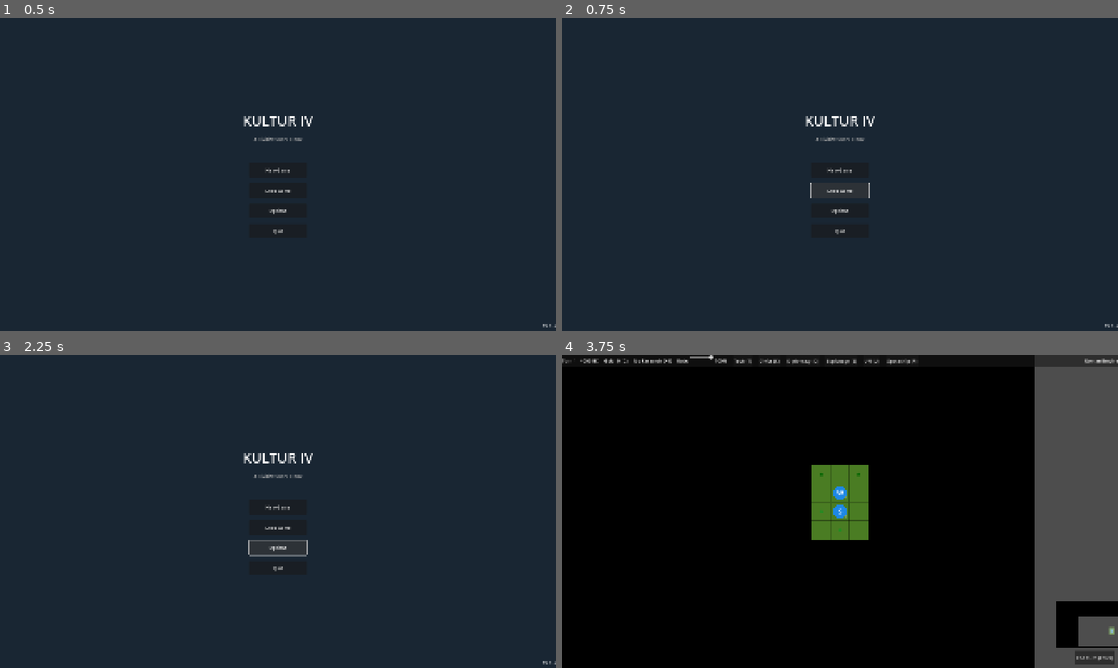
Above: before the commit, frames 1-4 (two rows, left to right).
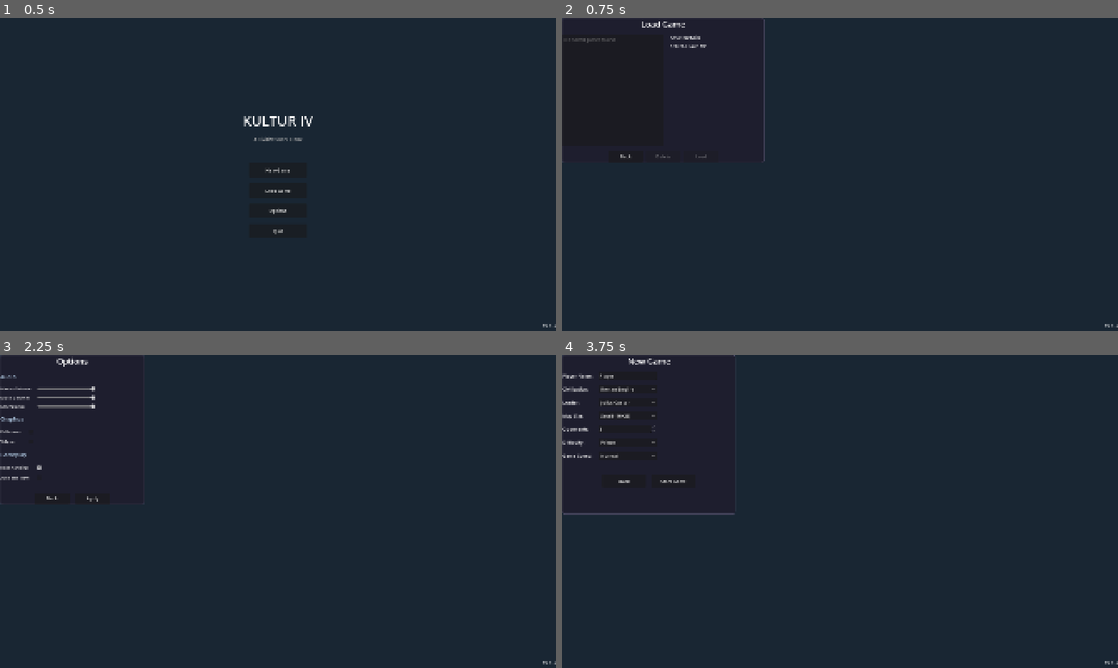
Above: after the commit, the same moments.

Repository: mammaspappa/KULTURIV
Game: Godot game, scene res://scenes/main/main_menu.tscn
The game is run twice, just before and just after one commit, with the same random seed, the same clock (stepped at 60 frames per second) and the same inputs.
Inputs (mouse positions are in pixels of both pictures, inside the frame that each line leads up to):
- Up to frame 1 (0.5 s): no input
- Up to frame 2 (0.75 s): click "Load Game" at 0.5 s
- Up to frame 3 (2.25 s): click (61, 492) at 1.25 s, where only the run after the commit has a clickable "Back"; click "Options" at 2 s
- Up to frame 4 (3.75 s): click (612, 498) at 2.75 s, where only the run after the commit has a clickable "Back"; click "New Game" at 3.5 s

Frame 1 is identical in both runs. In frame 2, 0.9% of the frame differs, in the area x 1-57%, y 0-70%; in frame 3, 1.3%; in frame 4, 99%, in the area x 0-100%, y 0-100%.

Commit message:
Add Load Game, New Game Options, and Options screens
- Add LoadGameScreen: browse saves, view metadata, load/delete saves
- Add NewGameScreen: configure map size, players, difficulty, speed, civ
- Add OptionsScreen: audio, graphics, and gameplay settings
- Update main menu to use the new screens
- Add edge_pan_enabled and auto_end_turn settings to GameManager

Co-Authored-By: Claude Opus 4.5 <noreply@anthropic.com>

Diff:
--- a/scenes/main/main_menu.gd
+++ b/scenes/main/main_menu.gd
@@ -6,6 +6,11 @@
 @onready var load_game_button: Button = $VBoxContainer/LoadGameButton
 @onready var options_button: Button = $VBoxContainer/OptionsButton
 @onready var quit_button: Button = $VBoxContainer/QuitButton
+@onready var main_buttons: VBoxContainer = $VBoxContainer
+
+var new_game_screen: Control
+var load_game_screen: Control
+var options_screen: Control
 
 func _ready() -> void:
 	# Connect button signals
@@ -14,32 +19,64 @@
 	options_button.pressed.connect(_on_options_pressed)
 	quit_button.pressed.connect(_on_quit_pressed)
 
+	# Create sub-screens
+	_create_screens()
+
+func _create_screens() -> void:
+	# New Game Screen
+	var NewGameScreenClass = load("res://scripts/ui/new_game_screen.gd")
+	if NewGameScreenClass:
+		new_game_screen = Control.new()
+		new_game_screen.set_script(NewGameScreenClass)
+		new_game_screen.name = "NewGameScreen"
+		new_game_screen.back_pressed.connect(_on_subscreen_back)
+		new_game_screen.start_game.connect(_on_start_game)
+		add_child(new_game_screen)
+
+	# Load Game Screen
+	var LoadGameScreenClass = load("res://scripts/ui/load_game_screen.gd")
+	if LoadGameScreenClass:
+		load_game_screen = Control.new()
+		load_game_screen.set_script(LoadGameScreenClass)
+		load_game_screen.name = "LoadGameScreen"
+		load_game_screen.back_pressed.connect(_on_subscreen_back)
+		add_child(load_game_screen)
+
+	# Options Screen
+	var OptionsScreenClass = load("res://scripts/ui/options_screen.gd")
+	if OptionsScreenClass:
+		options_screen = Control.new()
+		options_screen.set_script(OptionsScreenClass)
+		options_screen.name = "OptionsScreen"
+		options_screen.back_pressed.connect(_on_subscreen_back)
+		add_child(options_screen)
+
 func _on_new_game_pressed() -> void:
-	# For now, start a quick game with default settings
-	var settings = {
-		"map_width": 40,
-		"map_height": 25,
-		"num_players": 2,
-		"human_civ": "rome",
-		"human_leader": "julius_caesar",
-		"player_name": "Player",
-		"difficulty": 4,
-		"game_speed": 1,
-	}
+	if new_game_screen:
+		main_buttons.hide()
+		new_game_screen.show_screen()
 
+func _on_load_game_pressed() -> void:
+	if load_game_screen:
+		main_buttons.hide()
+		load_game_screen.show_screen()
+
+func _on_options_pressed() -> void:
+	if options_screen:
+		main_buttons.hide()
+		options_screen.show_screen()
+	else:
+		print("Options not yet implemented")
+
+func _on_quit_pressed() -> void:
+	get_tree().quit()
+
+func _on_subscreen_back() -> void:
+	main_buttons.show()
+
+func _on_start_game(settings: Dictionary) -> void:
 	# Initialize game manager
 	GameManager.start_new_game(settings)
 
 	# Change to game scene
 	get_tree().change_scene_to_file("res://scenes/main/game.tscn")
-
-func _on_load_game_pressed() -> void:
-	# TODO: Implement load game
-	print("Load game not yet implemented")
-
-func _on_options_pressed() -> void:
-	# TODO: Implement options menu
-	print("Options not yet implemented")
-
-func _on_quit_pressed() -> void:
-	get_tree().quit()
--- a/scripts/autoload/game_manager.gd
+++ b/scripts/autoload/game_manager.gd
@@ -23,6 +23,10 @@
 # Game configuration
 var difficulty: int = 4  # Prince difficulty (0-8 scale)
 var game_speed: int = 1  # 0=Quick, 1=Normal, 2=Epic, 3=Marathon
+
+# Options/Settings
+var edge_pan_enabled: bool = true
+var auto_end_turn: bool = false
 
 # Speed multipliers for production/research
 const SPEED_MULTIPLIERS = {
--- /dev/null
+++ b/scripts/ui/load_game_screen.gd
@@ -0,0 +1,260 @@
+class_name LoadGameScreen
+extends Control
+## Screen for selecting and loading saved games.
+
+signal back_pressed
+signal game_loaded
+
+var panel: PanelContainer
+var title_label: Label
+var save_list: ItemList
+var info_label: RichTextLabel
+var load_button: Button
+var delete_button: Button
+var back_button: Button
+
+var save_files: Array = []
+var selected_index: int = -1
+
+const BG_COLOR = Color(0.08, 0.08, 0.12, 1.0)
+const PANEL_COLOR = Color(0.12, 0.12, 0.18, 1.0)
+
+func _ready() -> void:
+	_build_ui()
+	hide()
+
+func _build_ui() -> void:
+	# Full screen background
+	var bg = ColorRect.new()
+	bg.set_anchors_preset(Control.PRESET_FULL_RECT)
+	bg.color = BG_COLOR
+	add_child(bg)
+
+	# Center container
+	var center = CenterContainer.new()
+	center.set_anchors_preset(Control.PRESET_FULL_RECT)
+	add_child(center)
+
+	# Main panel
+	panel = PanelContainer.new()
+	panel.custom_minimum_size = Vector2(700, 500)
+	var style = StyleBoxFlat.new()
+	style.bg_color = PANEL_COLOR
+	style.border_color = Color(0.3, 0.3, 0.4)
+	style.set_border_width_all(2)
+	style.set_corner_radius_all(8)
+	panel.add_theme_stylebox_override("panel", style)
+	center.add_child(panel)
+
+	var vbox = VBoxContainer.new()
+	vbox.add_theme_constant_override("separation", 15)
+	panel.add_child(vbox)
+
+	# Title
+	title_label = Label.new()
+	title_label.text = "Load Game"
+	title_label.add_theme_font_size_override("font_size", 28)
+	title_label.horizontal_alignment = HORIZONTAL_ALIGNMENT_CENTER
+	vbox.add_child(title_label)
+
+	# Content container
+	var content = HBoxContainer.new()
+	content.add_theme_constant_override("separation", 20)
+	content.size_flags_vertical = Control.SIZE_EXPAND_FILL
+	vbox.add_child(content)
+
+	# Save list
+	save_list = ItemList.new()
+	save_list.custom_minimum_size = Vector2(350, 0)
+	save_list.size_flags_vertical = Control.SIZE_EXPAND_FILL
+	save_list.item_selected.connect(_on_save_selected)
+	save_list.item_activated.connect(_on_save_activated)
+	content.add_child(save_list)
+
+	# Info panel
+	var info_container = VBoxContainer.new()
+	info_container.custom_minimum_size = Vector2(280, 0)
+	info_container.size_flags_vertical = Control.SIZE_EXPAND_FILL
+	content.add_child(info_container)
+
+	var info_title = Label.new()
+	info_title.text = "Save Details"
+	info_title.add_theme_font_size_override("font_size", 18)
+	info_container.add_child(info_title)
+
+	info_label = RichTextLabel.new()
+	info_label.bbcode_enabled = true
+	info_label.size_flags_vertical = Control.SIZE_EXPAND_FILL
+	info_label.text = "[i]Select a save file[/i]"
+	info_container.add_child(info_label)
+
+	# Buttons
+	var button_box = HBoxContainer.new()
+	button_box.add_theme_constant_override("separation", 10)
+	button_box.alignment = BoxContainer.ALIGNMENT_CENTER
+	vbox.add_child(button_box)
+
+	back_button = Button.new()
+	back_button.text = "Back"
+	back_button.custom_minimum_size = Vector2(120, 40)
+	back_button.pressed.connect(_on_back_pressed)
+	button_box.add_child(back_button)
+
+	delete_button = Button.new()
+	delete_button.text = "Delete"
+	delete_button.custom_minimum_size = Vector2(120, 40)
+	delete_button.disabled = true
+	delete_button.pressed.connect(_on_delete_pressed)
+	button_box.add_child(delete_button)
+
+	load_button = Button.new()
+	load_button.text = "Load"
+	load_button.custom_minimum_size = Vector2(120, 40)
+	load_button.disabled = true
+	load_button.pressed.connect(_on_load_pressed)
+	button_box.add_child(load_button)
+
+func show_screen() -> void:
+	_refresh_save_list()
+	show()
+
+func _refresh_save_list() -> void:
+	save_list.clear()
+	save_files = SaveSystem.get_save_files()
+	selected_index = -1
+	load_button.disabled = true
+	delete_button.disabled = true
+	info_label.text = "[i]Select a save file[/i]"
+
+	if save_files.is_empty():
+		save_list.add_item("No saved games found")
+		save_list.set_item_disabled(0, true)
+		return
+
+	for save_info in save_files:
+		var filename = save_info.filename
+		var display_name = filename.replace(".json", "")
+
+		# Format special saves nicely
+		if filename == "autosave.json":
+			display_name = "Autosave"
+		elif filename == "quicksave.json":
+			display_name = "Quicksave"
+
+		# Add modification date
+		var modified = save_info.modified
+		var datetime = Time.get_datetime_dict_from_unix_time(modified)
+		var date_str = "%04d-%02d-%02d %02d:%02d" % [
+			datetime.year, datetime.month, datetime.day,
+			datetime.hour, datetime.minute
+		]
+		display_name += " (" + date_str + ")"
+
+		save_list.add_item(display_name)
+
+func _on_save_selected(index: int) -> void:
+	if index < 0 or index >= save_files.size():
+		return
+
+	selected_index = index
+	load_button.disabled = false
+	delete_button.disabled = false
+
+	# Load save file metadata
+	var save_info = save_files[index]
+	_show_save_info(save_info)
+
+func _show_save_info(save_info: Dictionary) -> void:
+	var full_path = save_info.path
+	var file = FileAccess.open(full_path, FileAccess.READ)
+	if file == null:
+		info_label.text = "[color=red]Error reading save file[/color]"
+		return
+
+	var json_string = file.get_as_text()
+	file.close()
+
+	var json = JSON.new()
+	if json.parse(json_string) != OK:
+		info_label.text = "[color=red]Error parsing save file[/color]"
+		return
+
+	var data = json.data
+	var text = ""
+
+	# Version
+	text += "[b]Version:[/b] %s\n" % data.get("version", "Unknown")
+
+	# Save time
+	text += "[b]Saved:[/b] %s\n" % data.get("save_time", "Unknown")
+
+	# Turn and year
+	var turn = data.get("turn", 0)
+	var year = data.get("year", -4000)
+	var year_str = str(abs(year)) + (" BC" if year < 0 else " AD")
+	text += "[b]Turn:[/b] %d (%s)\n" % [turn, year_str]
+
+	# Map size
+	var settings = data.get("settings", {})
+	text += "[b]Map:[/b] %dx%d\n" % [
+		settings.get("map_width", 0),
+		settings.get("map_height", 0)
+	]
+
+	# Difficulty
+	var diff_names = ["Settler", "Chieftain", "Warlord", "Noble", "Prince", "Monarch", "Emperor", "Immortal", "Deity"]
+	var diff = settings.get("difficulty", 4)
+	text += "[b]Difficulty:[/b] %s\n" % diff_names[clampi(diff, 0, 8)]
+
+	# Players
+	var players = data.get("players", [])
+	text += "[b]Players:[/b] %d\n" % players.size()
+
+	# Human player info
+	for p in players:
+		if p.get("is_human", false):
+			text += "\n[b]Your Civilization:[/b]\n"
+			text += "  %s\n" % p.get("civ_id", "Unknown").capitalize()
+			text += "  Leader: %s\n" % p.get("leader_id", "Unknown").replace("_", " ").capitalize()
+			var cities = p.get("city_ids", [])
+			var units = p.get("unit_ids", [])
+			text += "  Cities: %d, Units: %d\n" % [cities.size(), units.size()]
+			break
+
+	info_label.text = text
+
+func _on_save_activated(index: int) -> void:
+	# Double-click to load
+	_on_load_pressed()
+
+func _on_load_pressed() -> void:
+	if selected_index < 0 or selected_index >= save_files.size():
+		return
+
+	var save_info = save_files[selected_index]
+	var success = SaveSystem.load_game(save_info.filename)
+
+	if success:
+		game_loaded.emit()
+		# Change to game scene
+		get_tree().change_scene_to_file("res://scenes/main/game.tscn")
+	else:
+		info_label.text = "[color=red]Failed to load save file![/color]"
+
+func _on_delete_pressed() -> void:
+	if selected_index < 0 or selected_index >= save_files.size():
+		return
+
+	var save_info = save_files[selected_index]
+	SaveSystem.delete_save(save_info.filename)
+	_refresh_save_list()
+
+func _on_back_pressed() -> void:
+	hide()
+	back_pressed.emit()
+
+func _unhandled_input(event: InputEvent) -> void:
+	if visible and event is InputEventKey and event.pressed:
+		if event.keycode == KEY_ESCAPE:
+			_on_back_pressed()
+			get_viewport().set_input_as_handled()
--- /dev/null
+++ b/scripts/ui/new_game_screen.gd
@@ -0,0 +1,235 @@
+class_name NewGameScreen
+extends Control
+## Screen for configuring new game options.
+
+signal back_pressed
+signal start_game(settings: Dictionary)
+
+var panel: PanelContainer
+var title_label: Label
+
+# Option controls
+var map_size_option: OptionButton
+var num_players_spin: SpinBox
+var difficulty_option: OptionButton
+var speed_option: OptionButton
+var civ_option: OptionButton
+var leader_option: OptionButton
+var player_name_edit: LineEdit
+
+var start_button: Button
+var back_button: Button
+
+const BG_COLOR = Color(0.08, 0.08, 0.12, 1.0)
+const PANEL_COLOR = Color(0.12, 0.12, 0.18, 1.0)
+
+const MAP_SIZES = {
+	"Duel": {"width": 24, "height": 16},
+	"Tiny": {"width": 32, "height": 20},
+	"Small": {"width": 40, "height": 25},
+	"Standard": {"width": 52, "height": 32},
+	"Large": {"width": 64, "height": 40},
+	"Huge": {"width": 80, "height": 50}
+}
+
+const DIFFICULTIES = ["Settler", "Chieftain", "Warlord", "Noble", "Prince", "Monarch", "Emperor", "Immortal", "Deity"]
+const SPEEDS = ["Quick", "Normal", "Epic", "Marathon"]
+
+func _ready() -> void:
+	_build_ui()
+	hide()
+
+func _build_ui() -> void:
+	# Full screen background
+	var bg = ColorRect.new()
+	bg.set_anchors_preset(Control.PRESET_FULL_RECT)
+	bg.color = BG_COLOR
+	add_child(bg)
+
+	# Center container
+	var center = CenterContainer.new()
+	center.set_anchors_preset(Control.PRESET_FULL_RECT)
+	add_child(center)
+
+	# Main panel
+	panel = PanelContainer.new()
+	panel.custom_minimum_size = Vector2(600, 550)
+	var style = StyleBoxFlat.new()
+	style.bg_color = PANEL_COLOR
+	style.border_color = Color(0.3, 0.3, 0.4)
+	style.set_border_width_all(2)
+	style.set_corner_radius_all(8)
+	panel.add_theme_stylebox_override("panel", style)
+	center.add_child(panel)
+
+	var vbox = VBoxContainer.new()
+	vbox.add_theme_constant_override("separation", 15)
+	panel.add_child(vbox)
+
+	# Title
+	title_label = Label.new()
+	title_label.text = "New Game"
+	title_label.add_theme_font_size_override("font_size", 28)
+	title_label.horizontal_alignment = HORIZONTAL_ALIGNMENT_CENTER
+	vbox.add_child(title_label)
+
+	# Options grid
+	var grid = GridContainer.new()
+	grid.columns = 2
+	grid.add_theme_constant_override("h_separation", 20)
+	grid.add_theme_constant_override("v_separation", 15)
+	vbox.add_child(grid)
+
+	# Player Name
+	_add_label(grid, "Player Name:")
+	player_name_edit = LineEdit.new()
+	player_name_edit.text = "Player"
+	player_name_edit.custom_minimum_size = Vector2(200, 30)
+	grid.add_child(player_name_edit)
+
+	# Civilization
+	_add_label(grid, "Civilization:")
+	civ_option = OptionButton.new()
+	civ_option.custom_minimum_size = Vector2(200, 30)
+	civ_option.item_selected.connect(_on_civ_selected)
+	grid.add_child(civ_option)
+
+	# Leader
+	_add_label(grid, "Leader:")
+	leader_option = OptionButton.new()
+	leader_option.custom_minimum_size = Vector2(200, 30)
+	grid.add_child(leader_option)
+
+	# Map Size
+	_add_label(grid, "Map Size:")
+	map_size_option = OptionButton.new()
+	map_size_option.custom_minimum_size = Vector2(200, 30)
+	for size_name in MAP_SIZES.keys():
+		var size = MAP_SIZES[size_name]
+		map_size_option.add_item("%s (%dx%d)" % [size_name, size.width, size.height])
+	map_size_option.selected = 2  # Small as default
+	grid.add_child(map_size_option)
+
+	# Number of Players
+	_add_label(grid, "Opponents:")
+	num_players_spin = SpinBox.new()
+	num_players_spin.min_value = 1
+	num_players_spin.max_value = 7
+	num_players_spin.value = 3
+	num_players_spin.custom_minimum_size = Vector2(200, 30)
+	grid.add_child(num_players_spin)
+
+	# Difficulty
+	_add_label(grid, "Difficulty:")
+	difficulty_option = OptionButton.new()
+	difficulty_option.custom_minimum_size = Vector2(200, 30)
+	for i in range(DIFFICULTIES.size()):
+		difficulty_option.add_item(DIFFICULTIES[i])
+	difficulty_option.selected = 4  # Prince as default
+	grid.add_child(difficulty_option)
+
+	# Game Speed
+	_add_label(grid, "Game Speed:")
+	speed_option = OptionButton.new()
+	speed_option.custom_minimum_size = Vector2(200, 30)
+	for i in range(SPEEDS.size()):
+		speed_option.add_item(SPEEDS[i])
+	speed_option.selected = 1  # Normal as default
+	grid.add_child(speed_option)
+
+	# Spacer
+	var spacer = Control.new()
+	spacer.custom_minimum_size = Vector2(0, 20)
+	vbox.add_child(spacer)
+
+	# Buttons
+	var button_box = HBoxContainer.new()
+	button_box.add_theme_constant_override("separation", 20)
+	button_box.alignment = BoxContainer.ALIGNMENT_CENTER
+	vbox.add_child(button_box)
+
+	back_button = Button.new()
+	back_button.text = "Back"
+	back_button.custom_minimum_size = Vector2(150, 45)
+	back_button.pressed.connect(_on_back_pressed)
+	button_box.add_child(back_button)
+
+	start_button = Button.new()
+	start_button.text = "Start Game"
+	start_button.custom_minimum_size = Vector2(150, 45)
+	start_button.pressed.connect(_on_start_pressed)
+	button_box.add_child(start_button)
+
+func _add_label(parent: Node, text: String) -> void:
+	var label = Label.new()
+	label.text = text
+	label.add_theme_font_size_override("font_size", 16)
+	parent.add_child(label)
+
+func show_screen() -> void:
+	_populate_civs()
+	show()
+
+func _populate_civs() -> void:
+	civ_option.clear()
+	leader_option.clear()
+
+	var civs = DataManager.get_all_civs()
+	for civ_id in civs:
+		var civ_data = DataManager.get_civ(civ_id)
+		civ_option.add_item(civ_data.get("name", civ_id.capitalize()))
+		civ_option.set_item_metadata(civ_option.item_count - 1, civ_id)
+
+	if civ_option.item_count > 0:
+		civ_option.selected = 0
+		_on_civ_selected(0)
+
+func _on_civ_selected(index: int) -> void:
+	leader_option.clear()
+
+	var civ_id = civ_option.get_item_metadata(index)
+	if civ_id == null:
+		return
+
+	var civ_data = DataManager.get_civ(civ_id)
+	var leaders = civ_data.get("leaders", [])
+
+	for leader_id in leaders:
+		var leader_data = DataManager.get_leader(leader_id)
+		var leader_name = leader_data.get("name", leader_id.replace("_", " ").capitalize())
+		leader_option.add_item(leader_name)
+		leader_option.set_item_metadata(leader_option.item_count - 1, leader_id)
+
+	if leader_option.item_count > 0:
+		leader_option.selected = 0
+
+func _on_start_pressed() -> void:
+	var map_size_keys = MAP_SIZES.keys()
+	var selected_size = map_size_keys[map_size_option.selected]
+	var size = MAP_SIZES[selected_size]
+
+	var civ_id = civ_option.get_item_metadata(civ_option.selected)
+	var leader_id = leader_option.get_item_metadata(leader_option.selected)
+
+	var settings = {
+		"map_width": size.width,
+		"map_height": size.height,
+		"num_players": int(num_players_spin.value) + 1,  # +1 for human player
+		"human_civ": civ_id if civ_id else "rome",
+		"human_leader": leader_id if leader_id else "julius_caesar",
+		"player_name": player_name_edit.text if player_name_edit.text != "" else "Player",
+		"difficulty": difficulty_option.selected,
+		"game_speed": speed_option.selected,
+	}
+
+	start_game.emit(settings)
+
+func _on_back_pressed() -> void:
+	hide()
+	back_pressed.emit()
+
+func _unhandled_input(event: InputEvent) -> void:
+	if visible and event is InputEventKey and event.pressed:
+		if event.keycode == KEY_ESCAPE:
+			_on_back_pressed()
+			get_viewport().set_input_as_handled()
--- /dev/null
+++ b/scripts/ui/options_screen.gd
@@ -0,0 +1,212 @@
+class_name OptionsScreen
+extends Control
+## Screen for game options and settings.
+
+signal back_pressed
+
+var panel: PanelContainer
+var title_label: Label
+
+# Audio options
+var master_volume_slider: HSlider
+var music_volume_slider: HSlider
+var sfx_volume_slider: HSlider
+
+# Graphics options
+var fullscreen_check: CheckBox
+var vsync_check: CheckBox
+
+# Gameplay options
+var edge_pan_check: CheckBox
+var auto_end_turn_check: CheckBox
+
+var apply_button: Button
+var back_button: Button
+
+const BG_COLOR = Color(0.08, 0.08, 0.12, 1.0)
+const PANEL_COLOR = Color(0.12, 0.12, 0.18, 1.0)
+
+func _ready() -> void:
+	_build_ui()
+	hide()
+
+func _build_ui() -> void:
+	# Full screen background
+	var bg = ColorRect.new()
+	bg.set_anchors_preset(Control.PRESET_FULL_RECT)
+	bg.color = BG_COLOR
+	add_child(bg)
+
+	# Center container
+	var center = CenterContainer.new()
+	center.set_anchors_preset(Control.PRESET_FULL_RECT)
+	add_child(center)
+
+	# Main panel
+	panel = PanelContainer.new()
+	panel.custom_minimum_size = Vector2(500, 500)
+	var style = StyleBoxFlat.new()
+	style.bg_color = PANEL_COLOR
+	style.border_color = Color(0.3, 0.3, 0.4)
+	style.set_border_width_all(2)
+	style.set_corner_radius_all(8)
+	panel.add_theme_stylebox_override("panel", style)
+	center.add_child(panel)
+
+	var vbox = VBoxContainer.new()
+	vbox.add_theme_constant_override("separation", 20)
+	panel.add_child(vbox)
+
+	# Title
+	title_label = Label.new()
+	title_label.text = "Options"
+	title_label.add_theme_font_size_override("font_size", 28)
+	title_label.horizontal_alignment = HORIZONTAL_ALIGNMENT_CENTER
+	vbox.add_child(title_label)
+
+	# Audio section
+	_add_section_header(vbox, "Audio")
+	var audio_grid = _create_grid()
+	vbox.add_child(audio_grid)
+
+	_add_label(audio_grid, "Master Volume:")
+	master_volume_slider = _create_slider()
+	audio_grid.add_child(master_volume_slider)
+
+	_add_label(audio_grid, "Music Volume:")
+	music_volume_slider = _create_slider()
+	audio_grid.add_child(music_volume_slider)
+
+	_add_label(audio_grid, "SFX Volume:")
+	sfx_volume_slider = _create_slider()
+	audio_grid.add_child(sfx_volume_slider)
+
+	# Graphics section
+	_add_section_header(vbox, "Graphics")
+	var graphics_grid = _create_grid()
+	vbox.add_child(graphics_grid)
+
+	_add_label(graphics_grid, "Fullscreen:")
+	fullscreen_check = CheckBox.new()
+	fullscreen_check.button_pressed = DisplayServer.window_get_mode() == DisplayServer.WINDOW_MODE_FULLSCREEN
+	graphics_grid.add_child(fullscreen_check)
+
+	_add_label(graphics_grid, "V-Sync:")
+	vsync_check = CheckBox.new()
+	vsync_check.button_pressed = DisplayServer.window_get_vsync_mode() != DisplayServer.VSYNC_DISABLED
+	graphics_grid.add_child(vsync_check)
+
+	# Gameplay section
+	_add_section_header(vbox, "Gameplay")
+	var gameplay_grid = _create_grid()
+	vbox.add_child(gameplay_grid)
+
+	_add_label(gameplay_grid, "Edge Panning:")
+	edge_pan_check = CheckBox.new()
+	edge_pan_check.button_pressed = true
+	gameplay_grid.add_child(edge_pan_check)
+
+	_add_label(gameplay_grid, "Auto End Turn:")
+	auto_end_turn_check = CheckBox.new()
+	auto_end_turn_check.button_pressed = false
+	gameplay_grid.add_child(auto_end_turn_check)
+
+	# Spacer
+	var spacer = Control.new()
+	spacer.size_flags_vertical = Control.SIZE_EXPAND_FILL
+	vbox.add_child(spacer)
+
+	# Buttons
+	var button_box = HBoxContainer.new()
+	button_box.add_theme_constant_override("separation", 20)
+	button_box.alignment = BoxContainer.ALIGNMENT_CENTER
+	vbox.add_child(button_box)
+
+	back_button = Button.new()
+	back_button.text = "Back"
+	back_button.custom_minimum_size = Vector2(120, 40)
+	back_button.pressed.connect(_on_back_pressed)
+	button_box.add_child(back_button)
+
+	apply_button = Button.new()
+	apply_button.text = "Apply"
+	apply_button.custom_minimum_size = Vector2(120, 40)
+	apply_button.pressed.connect(_on_apply_pressed)
+	button_box.add_child(apply_button)
+
+func _add_section_header(parent: Node, text: String) -> void:
+	var label = Label.new()
+	label.text = text
+	label.add_theme_font_size_override("font_size", 18)
+	label.add_theme_color_override("font_color", Color(0.7, 0.8, 0.9))
+	parent.add_child(label)
+
+func _create_grid() -> GridContainer:
+	var grid = GridContainer.new()
+	grid.columns = 2
+	grid.add_theme_constant_override("h_separation", 20)
+	grid.add_theme_constant_override("v_separation", 10)
+	return grid
+
+func _add_label(parent: Node, text: String) -> void:
+	var label = Label.new()
+	label.text = text
+	label.add_theme_font_size_override("font_size", 14)
+	parent.add_child(label)
+
+func _create_slider() -> HSlider:
+	var slider = HSlider.new()
+	slider.min_value = 0
+	slider.max_value = 100
+	slider.value = 100
+	slider.step = 5
+	slider.custom_minimum_size = Vector2(200, 20)
+	return slider
+
+func show_screen() -> void:
+	_load_settings()
+	show()
+
+func _load_settings() -> void:
+	# Load current settings
+	fullscreen_check.button_pressed = DisplayServer.window_get_mode() == DisplayServer.WINDOW_MODE_FULLSCREEN
+	vsync_check.button_pressed = DisplayServer.window_get_vsync_mode() != DisplayServer.VSYNC_DISABLED
+
+	# Load audio settings from AudioServer
+	var master_idx = AudioServer.get_bus_index("Master")
+	if master_idx >= 0:
+		var db = AudioServer.get_bus_volume_db(master_idx)
+		master_volume_slider.value = db_to_linear(db) * 100
+
+func _on_apply_pressed() -> void:
+	# Apply graphics settings
+	if fullscreen_check.button_pressed:
+		DisplayServer.window_set_mode(DisplayServer.WINDOW_MODE_FULLSCREEN)
+	else:
+		DisplayServer.window_set_mode(DisplayServer.WINDOW_MODE_WINDOWED)
+
+	if vsync_check.button_pressed:
+		DisplayServer.window_set_vsync_mode(DisplayServer.VSYNC_ENABLED)
+	else:
+		DisplayServer.window_set_vsync_mode(DisplayServer.VSYNC_DISABLED)
+
+	# Apply audio settings
+	var master_idx = AudioServer.get_bus_index("Master")
+	if master_idx >= 0:
+		var linear = master_volume_slider.value / 100.0
+		AudioServer.set_bus_volume_db(master_idx, linear_to_db(linear))
+
+	# Store gameplay settings in GameManager if available
+	if GameManager:
+		GameManager.edge_pan_enabled = edge_pan_check.button_pressed
+		GameManager.auto_end_turn = auto_end_turn_check.button_pressed
+
+func _on_back_pressed() -> void:
+	hide()
+	back_pressed.emit()
+
+func _unhandled_input(event: InputEvent) -> void:
+	if visible and event is InputEventKey and event.pressed:
+		if event.keycode == KEY_ESCAPE:
+			_on_back_pressed()
+			get_viewport().set_input_as_handled()
